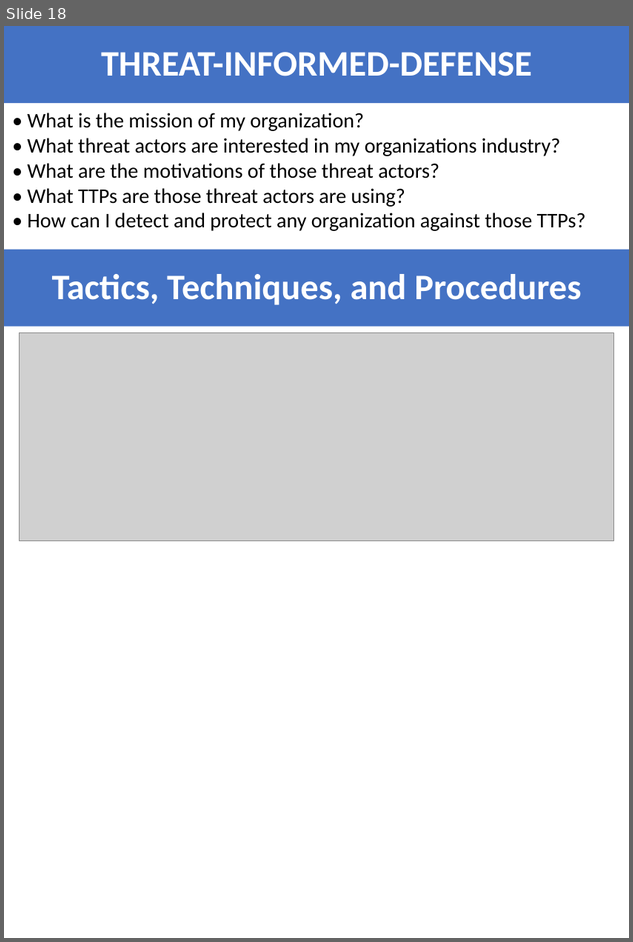
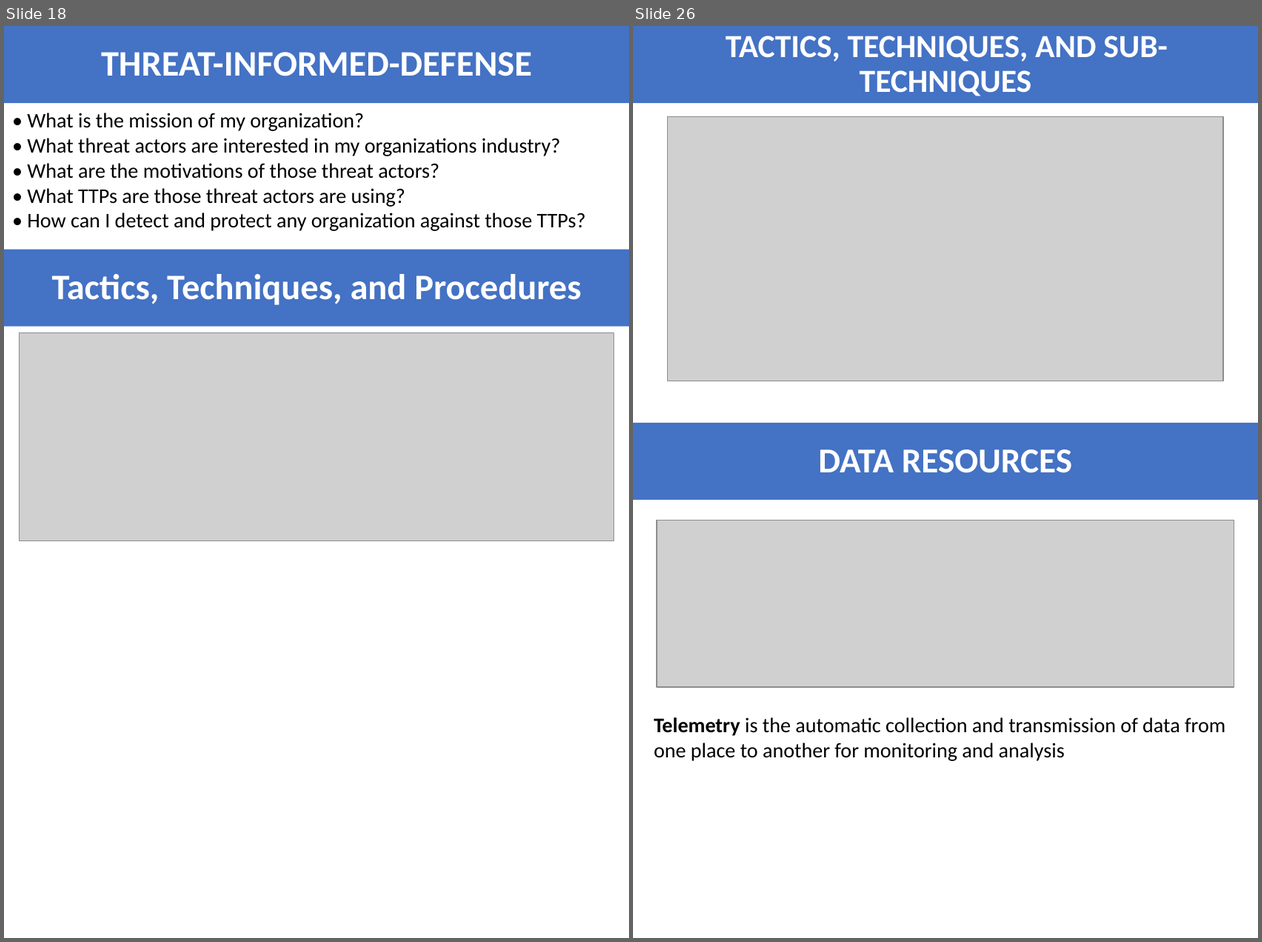
Before and after one commit to shankarpradhan/Networking, a slide deck: SASE/MITRE_ATTACK.pptx. Shown side by side, each under a label of ours: slide 18 before the commit, slides 18 and 26 after it; the slides between them are not shown. The pictures are 633x942 and 1262x942 pixels, drawn with LibreOffice and Linux fonts; fonts in the diff are those of the drawing; grey boxes stand for pictures. Boxes give left, top, right and bottom in pixels: in the first picture for what was removed or moved away, otherwise in the second. Text is boxed around its words. In the diff, an @@ line names an element or a change of style, - is before the commit and + after.

```diff
--- a/SASE/MITRE_ATTACK.pptx
+++ b/SASE/MITRE_ATTACK.pptx
@@ slide 26 added at (x1=633, y1=26, x2=1258, y2=938), background #FFFFFF @@
@@ title added at (x1=633, y1=26, x2=1258, y2=104), fill #4472C4, 27.9 pt, text #FFFFFF, bold @@
+TACTICS, TECHNIQUES, AND SUB-TECHNIQUES
@@ picture added at (x1=668, y1=117, x2=1224, y2=380) @@
@@ rectangle added at (x1=633, y1=423, x2=1258, y2=500), fill #4472C4, 30.2 pt, text #FFFFFF, bold @@
+DATA RESOURCES
@@ picture added at (x1=657, y1=520, x2=1233, y2=686) @@
@@ text added at (x1=654, y1=717, x2=1225, y2=761), 18 pt, text #000000 @@
+Telemetry is the automatic collection and transmission of data from one place to another for monitoring and analysis
```
Also in this commit, not shown: 15 other slides added, 11 other files.
